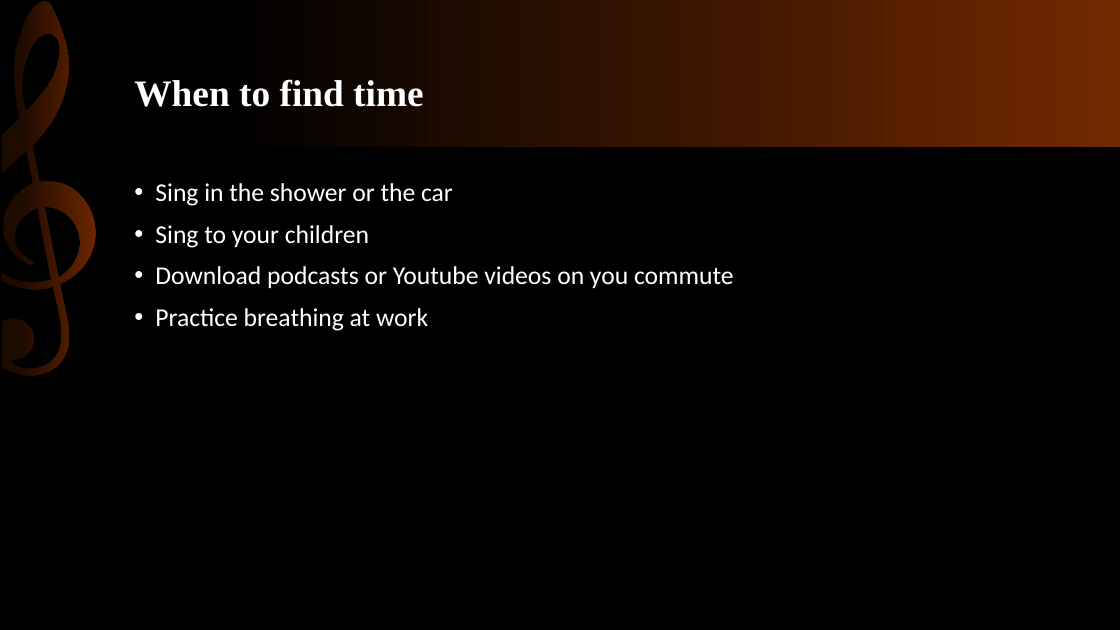
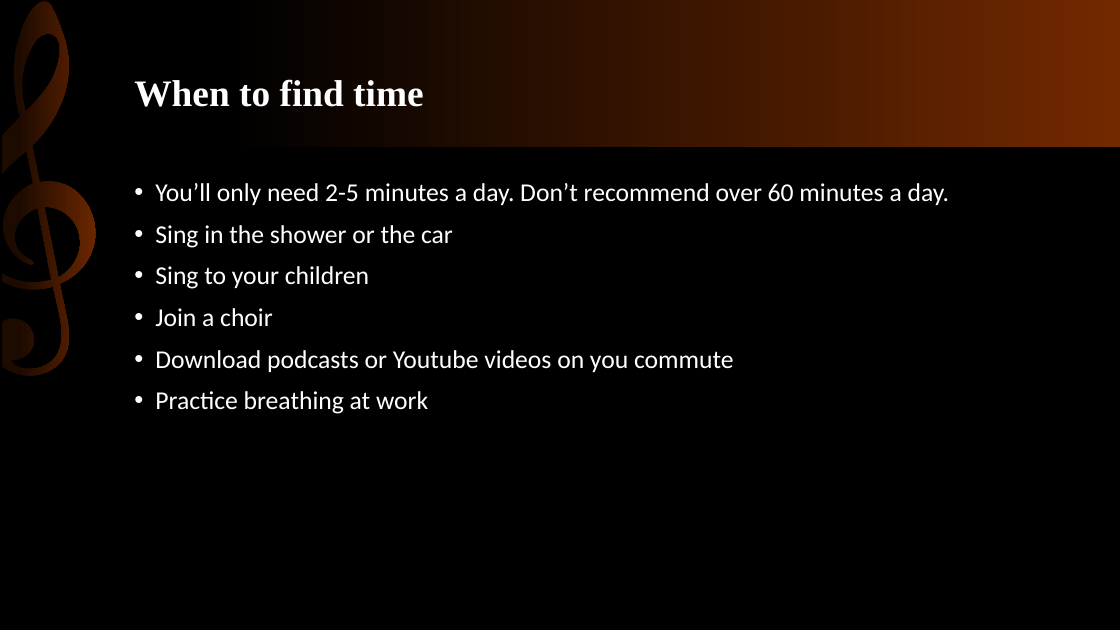
Before and after one commit to KnowledgeMavens/Science-Tech, a slide deck: slide 4 of Singing Basics 02-03-18/SInging Basics.pptx. Drawn at 1120x630 pixels with LibreOffice and Linux fonts; fonts in the diff are those of the drawing. Boxes give left, top, right and bottom in pixels: in the first picture for what was removed or moved away, otherwise in the second. Text is boxed around its words. In the diff, an @@ line names an element or a change of style, - is before the commit and + after.

```diff
--- a/Singing Basics 02-03-18/SInging Basics.pptx
+++ b/Singing Basics 02-03-18/SInging Basics.pptx
@@ text at bbox=[155, 183, 950, 205]: paragraph added @@
+• You’ll only need 2-5 minutes a day. Don’t recommend over 60 minutes a day.
@@ text at bbox=[155, 308, 273, 327]: paragraph added @@
+• Join a choir
```
Also in this commit, not shown: 6 other slides changed.
